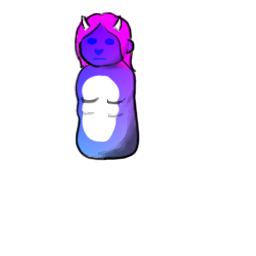
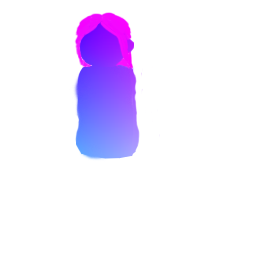
Before/after of a 256x256 layered artwork. What changed in the layer stack:
hid group "overlay" (4 layers) over [74, 12, 145, 163]
painted on "ink" over [86, 37, 116, 60]
hid group "uv2" (3 layers) over [86, 37, 115, 61]
painted on "hair" over [116, 64, 130, 70]
painted on "torso" over [77, 58, 136, 162]
